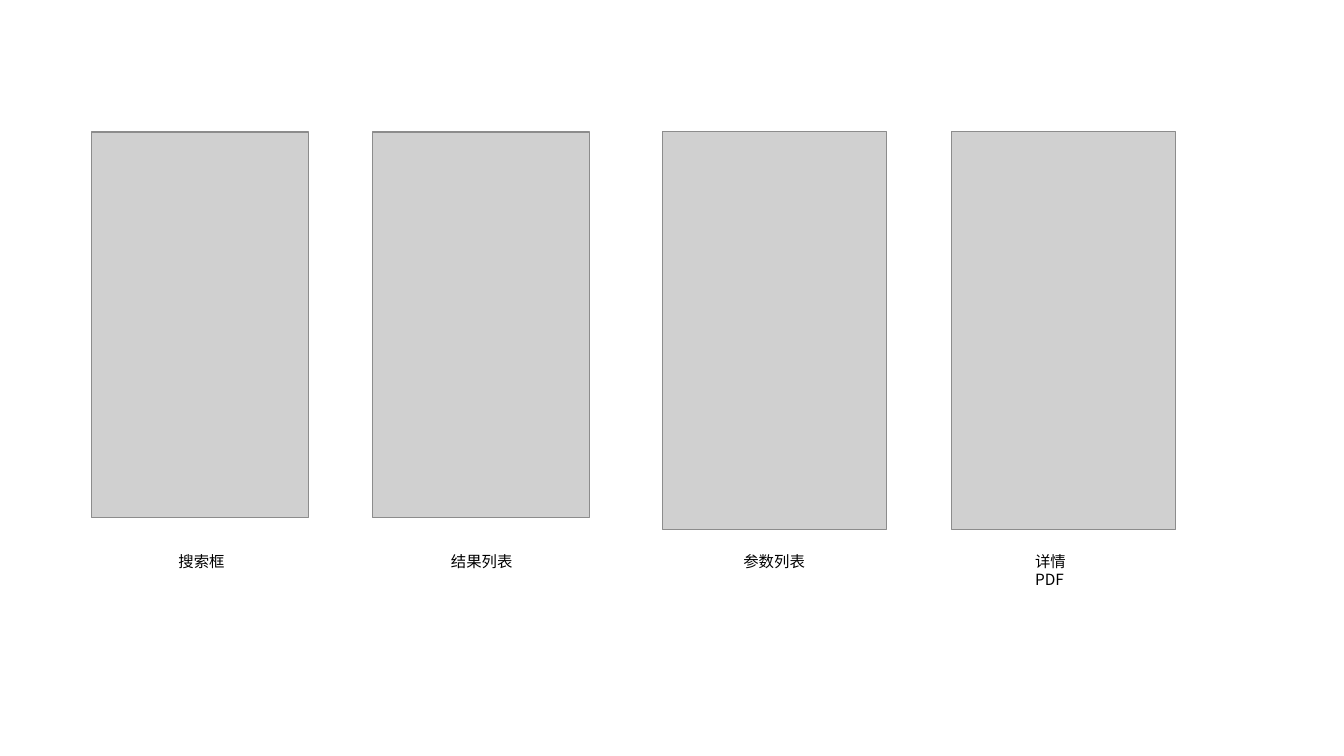
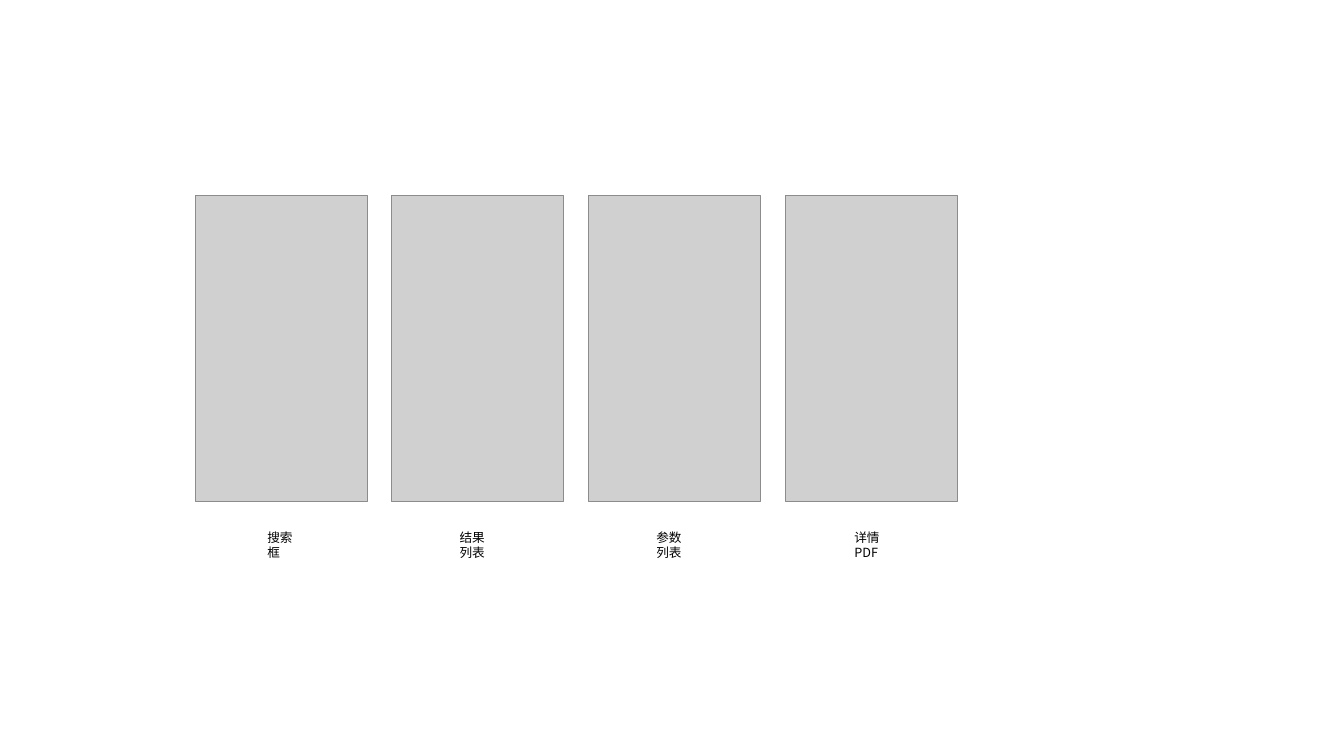
Before and after one commit to goozyshi/Gooit, a slide deck: slide 7 of Gooit自绘图标.pptx. Drawn at 1344x756 pixels with LibreOffice and Linux fonts; fonts in the diff are those of the drawing; grey boxes stand for pictures. Boxes give left, top, right and bottom in pixels: in the first picture for what was removed or moved away, otherwise in the second. Text is boxed around its words. In the diff, an @@ line names an element or a change of style, - is before the commit and + after.

```diff
--- a/Gooit自绘图标.pptx
+++ b/Gooit自绘图标.pptx
@@ picture: place and size @@
-picture at box(92, 132, 309, 517)
+picture at box(196, 196, 368, 501)
@@ picture: place and size @@
-picture at box(372, 132, 589, 517)
+picture at box(392, 196, 565, 501)
@@ picture: place and size @@
-picture at box(662, 132, 886, 530)
+picture at box(589, 196, 761, 501)
@@ picture: place and size @@
-picture at box(952, 132, 1176, 530)
+picture at box(785, 196, 958, 501)
@@ text "搜索框": place and size @@
-text "搜索框" at box(178, 554, 224, 568)
+text "搜索框" at box(267, 531, 292, 558)
@@ text "结果列表": place and size @@
-text "结果列表" at box(451, 554, 513, 569)
+text "结果列表" at box(460, 531, 485, 558)
@@ text "参数列表": place and size @@
-text "参数列表" at box(743, 554, 805, 568)
+text "参数列表" at box(656, 531, 681, 558)
@@ size 11 to 9 pt in 4 elements at box(460, 531, 485, 558), box(267, 531, 292, 558), box(656, 531, 681, 558), box(854, 531, 879, 557) @@
@@ text "详情PDF": place and size @@
-text "详情PDF" at box(1035, 554, 1066, 585)
+text "详情PDF" at box(854, 531, 879, 557)
```
Also in this commit, not shown: 9 other slides changed, 19 other files.
